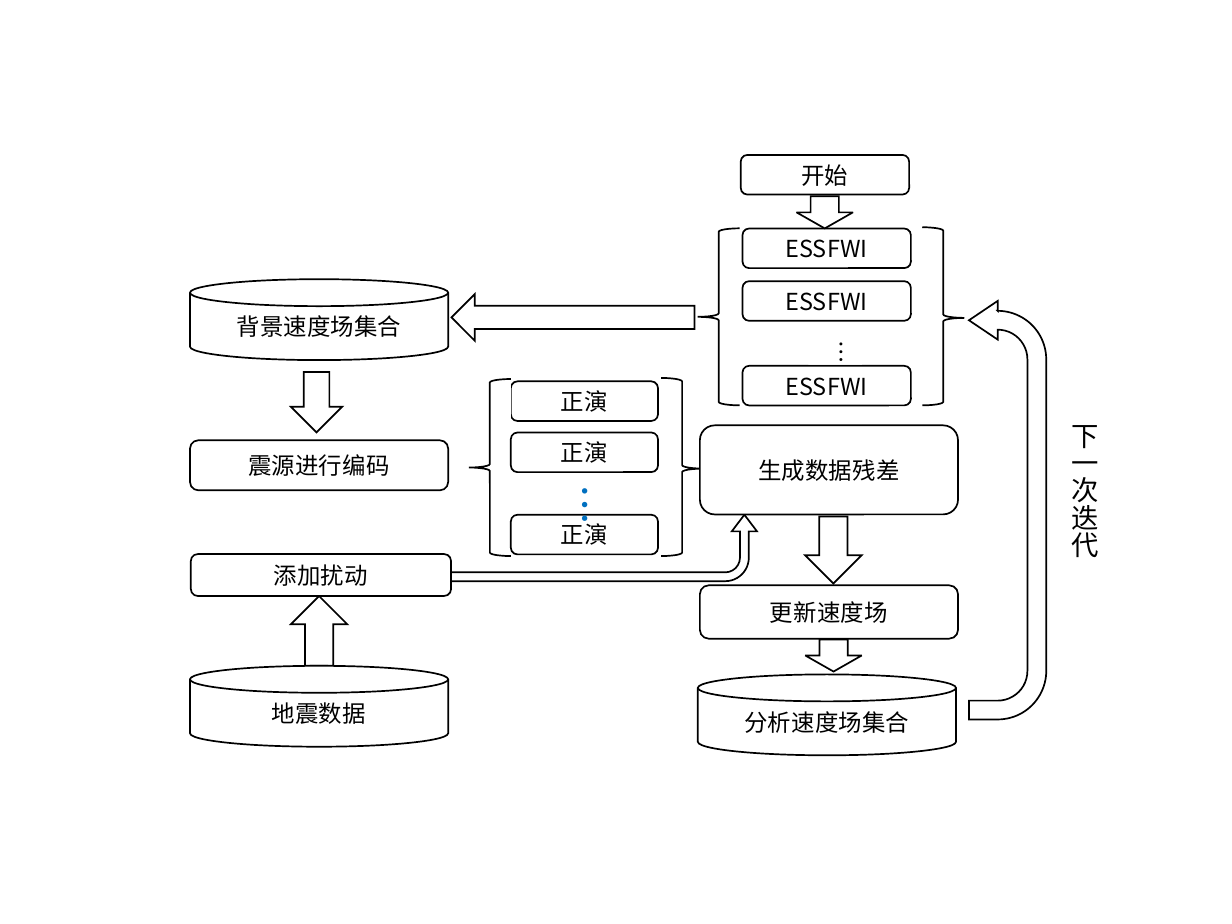
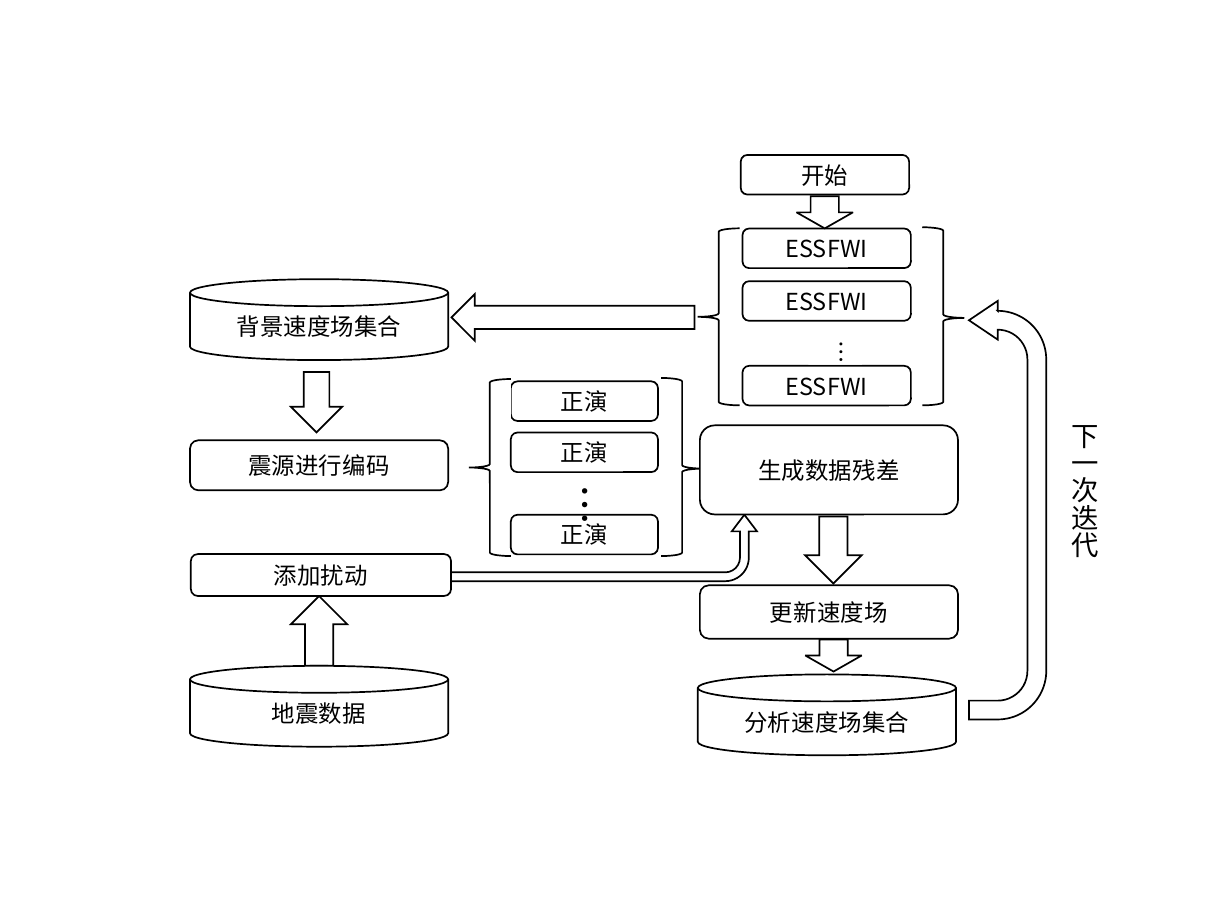
Before and after one commit to conghui/test, a slide deck: slide 1 of figures/enfwi流程图.pptx. Drawn at 1232x924 pixels with LibreOffice and Linux fonts; fonts in the diff are those of the drawing. Boxes give left, top, right and bottom in pixels: in the first picture for what was removed or moved away, otherwise in the second. Text is boxed around its words. In the diff, an @@ line names an element or a change of style, - is before the commit and + after.

```diff
--- a/figures/enfwi流程图.pptx
+++ b/figures/enfwi流程图.pptx
@@ text "…" at bbox=[542, 473, 617, 527]: text colour #0070C0 to #000000 @@
```
Also in this commit, not shown: 16 other files.
